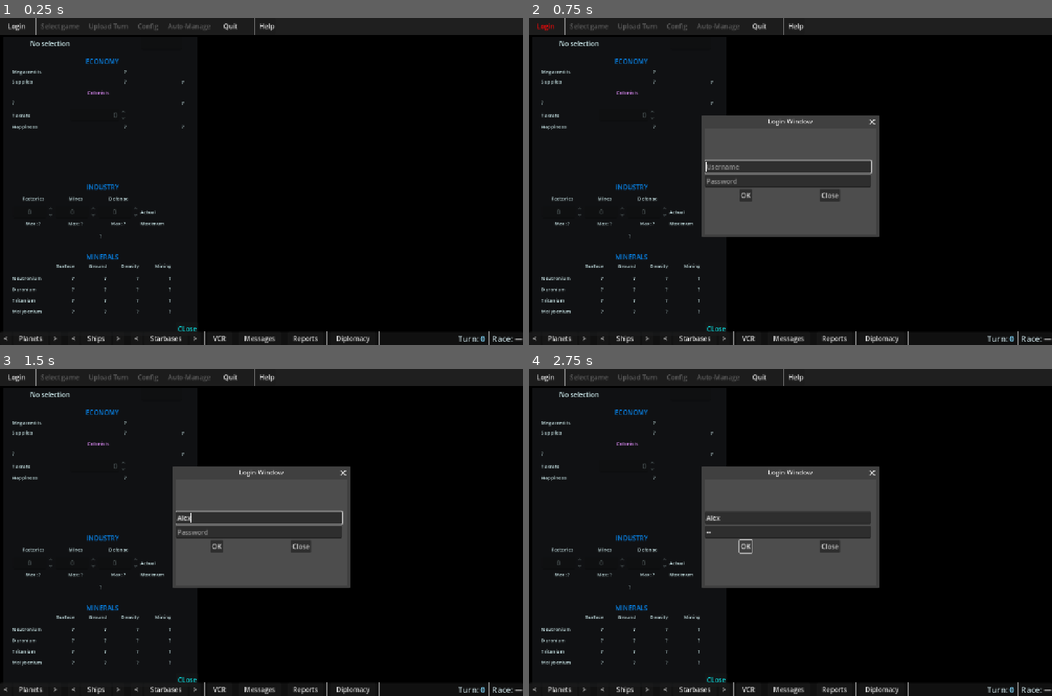
Above: before the commit, frames 1-4 (two rows, left to right).
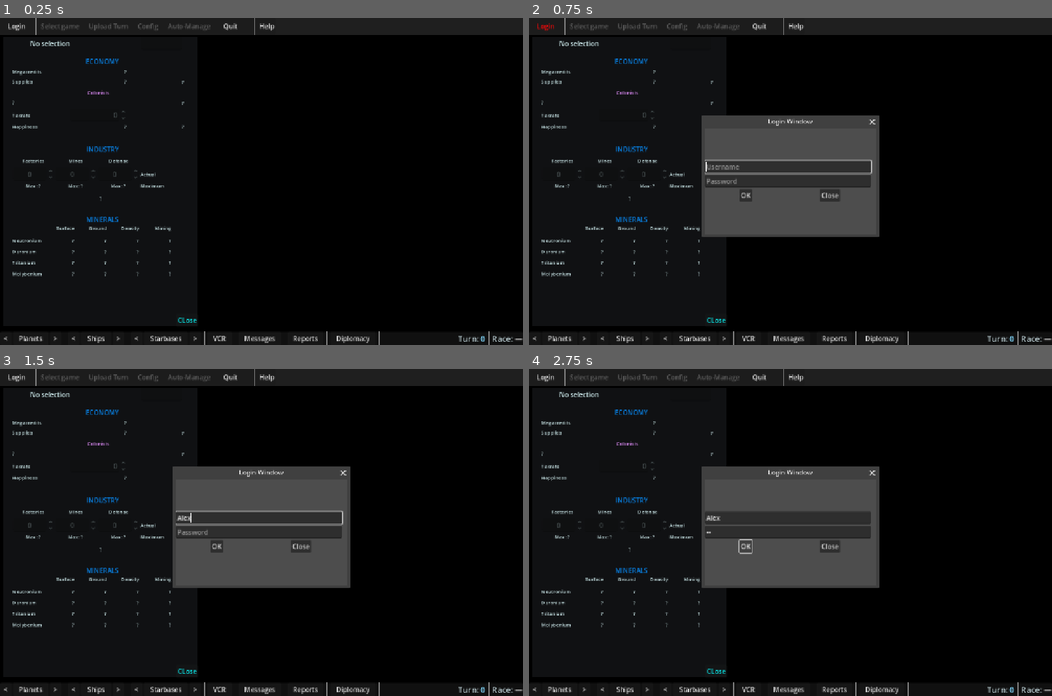
Above: after the commit, the same moments.

Repository: Kecupo/PMS-Planets.nu
Game: Godot game, scene res://Scenes/mainScene.tscn
Two runs of this game, one before a commit and one after it. Both use one fixed random seed, a clock stepped at 60 frames per second and the inputs below.
Inputs (mouse positions are in pixels of both pictures, inside the frame that each line leads up to):
- Up to frame 1 (0.25 s): no input
- Up to frame 2 (0.75 s): click "Login" at 0.5 s
- Up to frame 3 (1.5 s): click (261, 519) at 1.27 s; type "Alex" at 1.35 s
- Up to frame 4 (2.75 s): click (790, 532) at 1.5 s; type "12" at 1.58 s; click "OK" at 2 s

The runs differ from the first frame. In frame 1, 1.4% of the frame differs, in the area x 2-38%, y 39-96%; in frame 2, 1.4%; in frame 3, 1.4%; in frame 4, 1.4%.

Commit message:
overpopulation eat supplies

Diff:
--- a/Scripts/Services/PlanetMath.gd
+++ b/Scripts/Services/PlanetMath.gd
@@ -460,6 +460,70 @@
 
 	return g
 
+static func colonist_climate_projection(
+	p: PlanetData,
+	owner_race_id: int,
+	has_mining_station: bool = false,
+	produced_supplies: int = 0
+) -> Dictionary:
+	if not (_known_nonneg(p.clans) and _known_nonneg(p.temperature)):
+		return {"known": false}
+
+	var clans: int = int(p.clans)
+	if clans <= 0:
+		return {
+			"known": true,
+			"max_supported": 0,
+			"excess_clans": 0,
+			"supplies_needed": 0,
+			"supplies_consumed": 0,
+			"colonist_loss": 0
+		}
+
+	var max_supported: int = colonist_max_clans(
+		int(p.temperature),
+		owner_race_id,
+		true,
+		int(p.debrisdisk) > 0,
+		has_mining_station,
+		int(p.burrowsize),
+		int(p.nativetype),
+		int(p.nativeclans)
+	)
+	var excess_clans: int = max(0, clans - max_supported)
+	if excess_clans <= 0:
+		return {
+			"known": true,
+			"max_supported": max_supported,
+			"excess_clans": 0,
+			"supplies_needed": 0,
+			"supplies_consumed": 0,
+			"colonist_loss": 0
+		}
+
+	if not _known_nonneg(p.supplies):
+		return {
+			"known": false,
+			"max_supported": max_supported,
+			"excess_clans": excess_clans
+		}
+
+	var available_supplies: int = int(p.supplies) + max(produced_supplies, 0)
+	var supplies_needed: int = int(ceil(float(excess_clans) * 4.0))
+	var supplies_consumed: int = min(max(available_supplies, 0), supplies_needed)
+	var supply_supported_clans: int = int(round(float(supplies_consumed) * 10.0 / 40.0))
+	var unsupported_clans: int = max(0, excess_clans - supply_supported_clans)
+	var colonist_loss: int = int(ceil(float(unsupported_clans) * 0.10))
+
+	return {
+		"known": true,
+		"max_supported": max_supported,
+		"excess_clans": excess_clans,
+		"supplies_needed": supplies_needed,
+		"supplies_consumed": supplies_consumed,
+		"colonist_loss": colonist_loss
+	}
+
 static func colonist_min_to_grow_most(temp: int) -> int:
 	var t: int = clamp(temp, 0, 100)
 	if t < 15 or t > 84:
--- a/Scripts/Services/planet_info_panel.gd
+++ b/Scripts/Services/planet_info_panel.gd
@@ -38,6 +38,11 @@
 @onready var m_col_happy_d: Label = %M_ColonistHappyDelta
 @onready var m_mc_total: Label = get_node_or_null("%M_Megacredits")
 @onready var m_sup_next: Label = get_node_or_null("%M_Supplies")
+@onready var economy_section: Control = %V_Megacredits.get_parent().get_parent().get_parent()
+@onready var economy_title: Control = %V_Megacredits.get_parent().get_parent()
+@onready var economy_grid: Control = %V_Megacredits.get_parent()
+const ECONOMY_HEIGHT_NO_NATIVES: float = 198.0
+const ECONOMY_HEIGHT_WITH_NATIVES: float = 318.0
 
 # -------------------------
 # Natives (block)
@@ -102,6 +107,7 @@
 func _ready() -> void:
 	_setup_planet_fc_editor()
 	_setup_location_nav_row()
+	_setup_static_layout()
 	close_btn.pressed.connect(_on_close_pressed)
 	game_state.selection_changed.connect(_on_selection_changed)
 	_update()
@@ -111,6 +117,9 @@
 	v_mines.value_changed.connect(_on_mines_changed)
 	v_def.value_changed.connect(_on_defense_changed)
 	GameState.orders_changed.connect(_on_orders_changed)
+
+func _setup_static_layout() -> void:
+	v_nat_race.horizontal_alignment = HORIZONTAL_ALIGNMENT_LEFT
 
 func _setup_planet_fc_editor() -> void:
 	if planet_fc_lbl == null or planet_fc_edit != null:
@@ -173,6 +182,11 @@
 
 func _dash() -> String:
 	return "—"
+
+func _fmt_signed_delta(value: int) -> String:
+	if value > 0:
+		return "+%d" % value
+	return str(value)
 
 func _set_label(lbl: Label, value: String) -> void:
 	if lbl == null:
@@ -262,11 +276,20 @@
 	# -------------------------
 	_set_label(v_mc, _fmt_int_unknown(p.megacredits))
 	_set_label(v_sup, _fmt_int_unknown(p.supplies))
-
-	# Supplies produced next turn = factories
+	var sup_produced: int = Planet_Math.supplies_produced_next_turn(p)
+	var climate_projection: Dictionary = PlanetMath.colonist_climate_projection(
+		p,
+		rid,
+		game_state.planet_has_starbase(int(p.planet_id)),
+		sup_produced
+	)
+
 	if m_sup_next != null:
-		var sup_next: int = Planet_Math.supplies_produced_next_turn(p)
-		_set_label(m_sup_next, "+%d" % sup_next if sup_next >= 0 else _dash())
+		if sup_produced < 0 or not bool(climate_projection.get("known", false)):
+			_set_label(m_sup_next, _dash())
+		else:
+			var supplies_consumed: int = int(climate_projection.get("supplies_consumed", 0))
+			_set_label(m_sup_next, _fmt_signed_delta(sup_produced - supplies_consumed))
 
 	_set_label(v_col, _fmt_int_unknown(p.clans))
 	var col_growth: int = PlanetMath.colonist_growth_clans_most(
@@ -279,12 +302,16 @@
 	if p.nativeracename == "Amorphous":
 		if col_growth >= 5: col_growth -= 5
 		else: col_growth = 0
+	if bool(climate_projection.get("known", false)):
+		var climate_loss: int = int(climate_projection.get("colonist_loss", 0))
+		if climate_loss > 0:
+			col_growth = -climate_loss
 	if col_growth > 0:
 		_set_label(m_col_growth, "+" + str(col_growth))
 	elif col_growth == 0:
 		_set_label(m_col_growth, "0")
 	else:
-		_set_label(m_col_growth, _dash())
+		_set_label(m_col_growth, str(col_growth))
 
 	# Colonist happiness (may be negative!) -> do NOT treat negative as unknown in display
 	_set_label(v_col_happy, _fmt_int(p.colonisthappypoints) if p.raw.has("colonisthappypoints") else "?")
@@ -417,9 +444,6 @@
 			_set_label(m_mc_total, "+%d" % (col_mc + nat_mc))
 
 # --- Supplies produced next turn (= factories) in M_Supplies ---
-	if m_sup_next != null:
-		var sup_next: int = Planet_Math.supplies_produced_next_turn(p)
-		_set_label(m_sup_next, "+%d" % sup_next if sup_next >= 0 else "—")
 	var owner_race_id: int = GameState.get_owner_race_id_of_planet(p)
 
 	var pleasure: bool = false # TODO later from game config/campaigns
@@ -455,6 +479,16 @@
 	_set_visible(l_nat_tax, is_visible_v)
 	_set_visible(l_nat_happy, is_visible_v)
 	_set_visible(m_nat_tax_income, is_visible_v)
+	_update_economy_layout(is_visible_v)
+
+func _update_economy_layout(has_natives: bool) -> void:
+	var height: float = ECONOMY_HEIGHT_WITH_NATIVES if has_natives else ECONOMY_HEIGHT_NO_NATIVES
+	if economy_section != null:
+		economy_section.custom_minimum_size = Vector2(economy_section.custom_minimum_size.x, height)
+	if economy_title != null:
+		economy_title.custom_minimum_size = Vector2(economy_title.custom_minimum_size.x, height)
+	if economy_grid != null:
+		economy_grid.set_deferred("offset_bottom", height - 10.0)
 
 func _set_all_unknown() -> void:
 	# Economy
